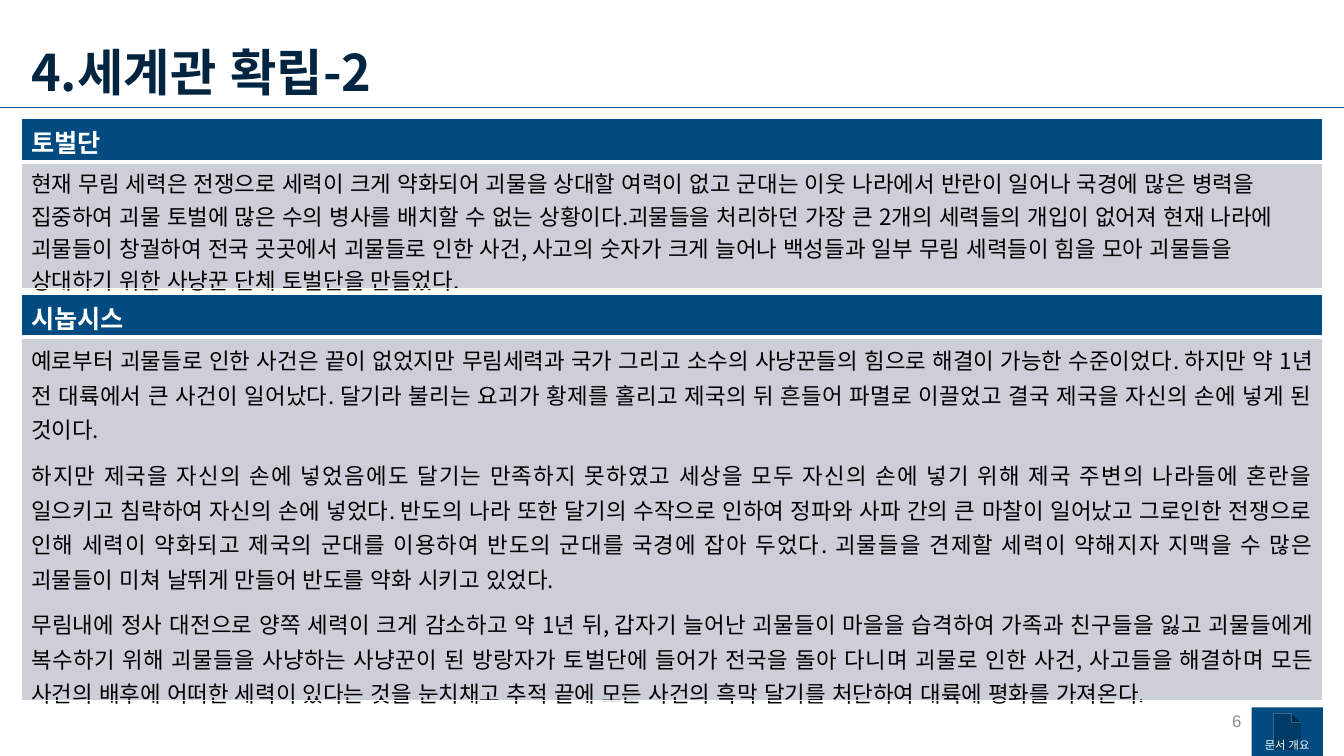
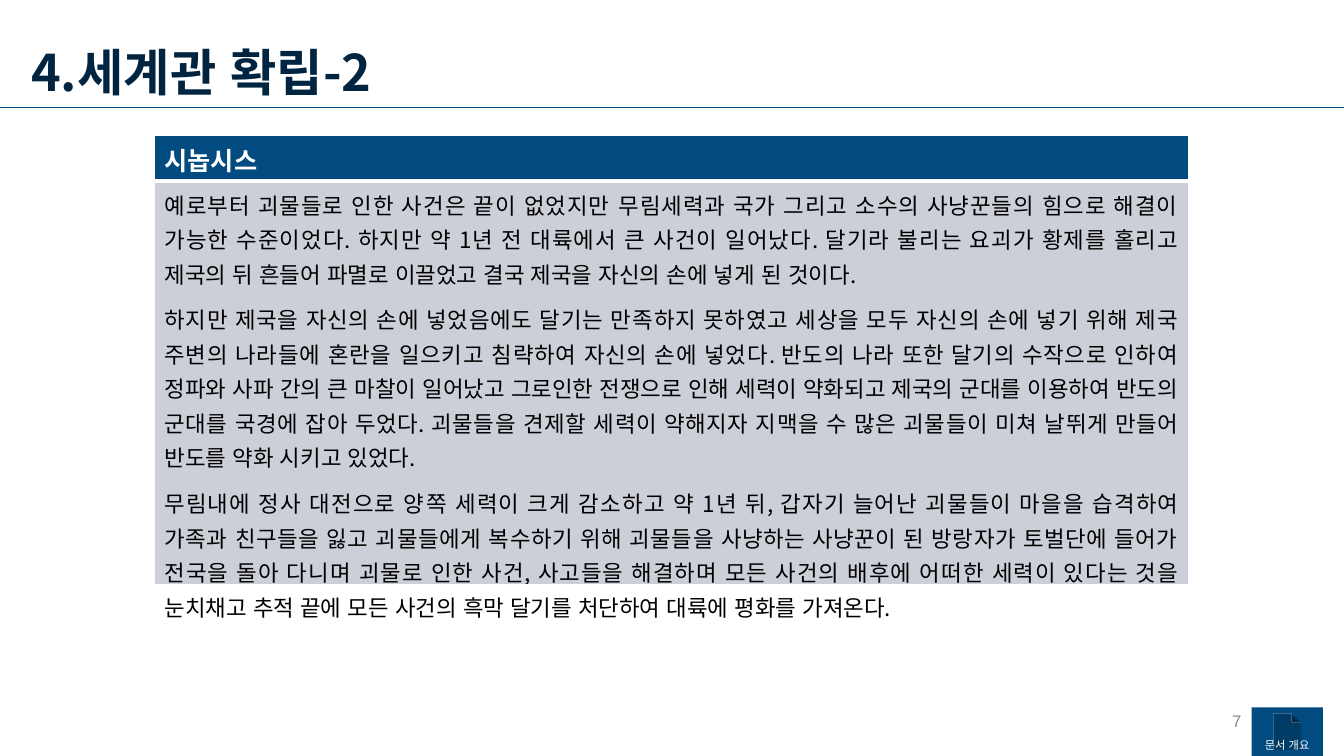
Before and after one commit to yjk0401/unityenginebasic_9th, a slide deck: slide 7 of 기획/메인 기획서.pptx (slide 6 before the commit). Drawn at 1344x756 pixels with LibreOffice and Linux fonts; fonts in the diff are those of the drawing. Boxes give left, top, right and bottom in pixels: in the first picture for what was removed or moved away, otherwise in the second. Text is boxed around its words. In the diff, an @@ line names an element or a change of style, - is before the commit and + after.

```diff
--- a/기획/메인 기획서.pptx
+++ b/기획/메인 기획서.pptx
@@ table removed at (21, 118, 1323, 299), 2 rows, 1 columns @@
-토벌단
-현재 무림 세력은 전쟁으로 세력이 크게 약화되어 괴물을 상대할 여력이 없고 군대는 이웃 나라에서 반란이 일어나 국경에 많은 병력을 집중하여 괴물 토벌에 많은 수의 병사를 배치할 수 없는 상황이다.괴물들을 처리하던 가장 큰 2개의 세력들의 개입이 없어져 현재 나라에 괴물들이 창궐하여 전국 곳곳에서 괴물들로 인한 사건, 사고의 숫자가 크게 늘어나 백성들과 일부 무림 세력들이 힘을 모아 괴물들을 상대하기 위한 사냥꾼 단체 토벌단을 만들었다.
@@ table: place and size @@
-table at (21, 294, 1323, 712)
+table at (154, 136, 1189, 622)
@@ page number at (1232, 715, 1241, 727): text changed @@
-6
+7
```
Also in this commit, not shown: 4 other slides changed, 2 slides added, 1 slide removed, 1 other file.
